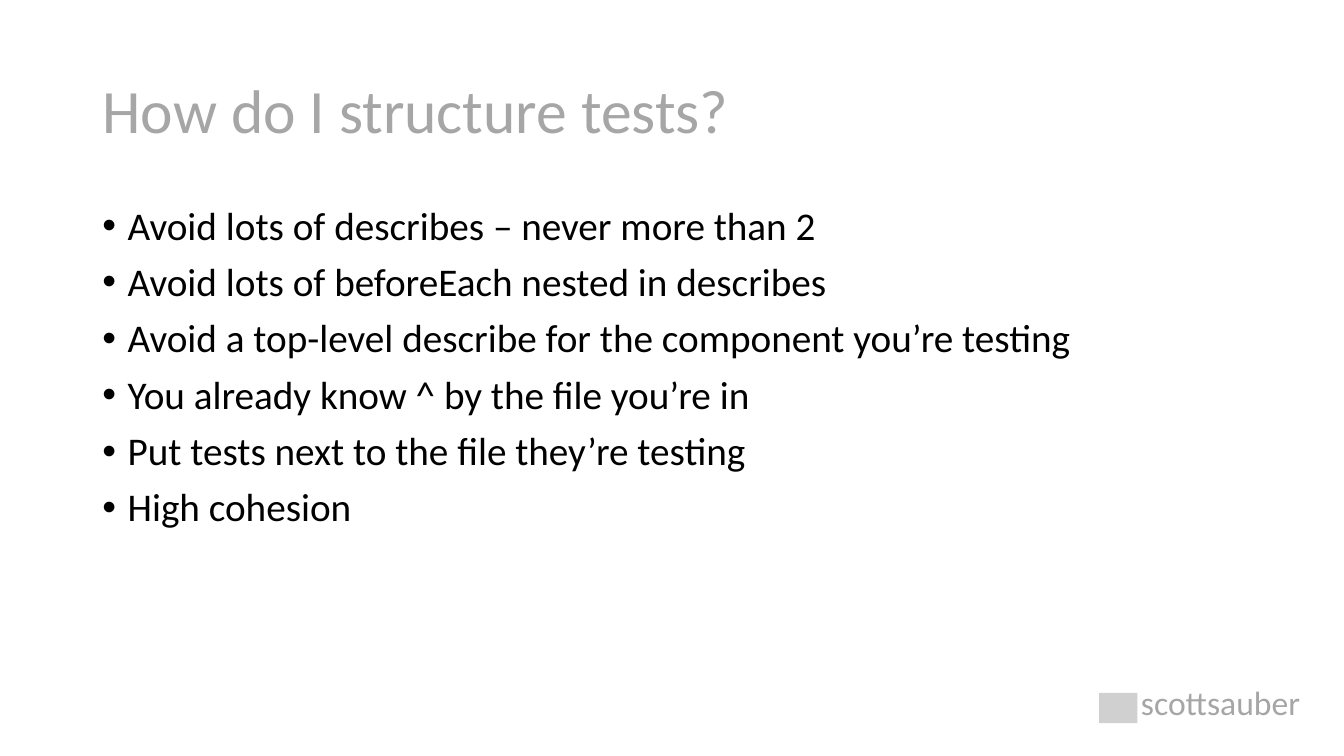
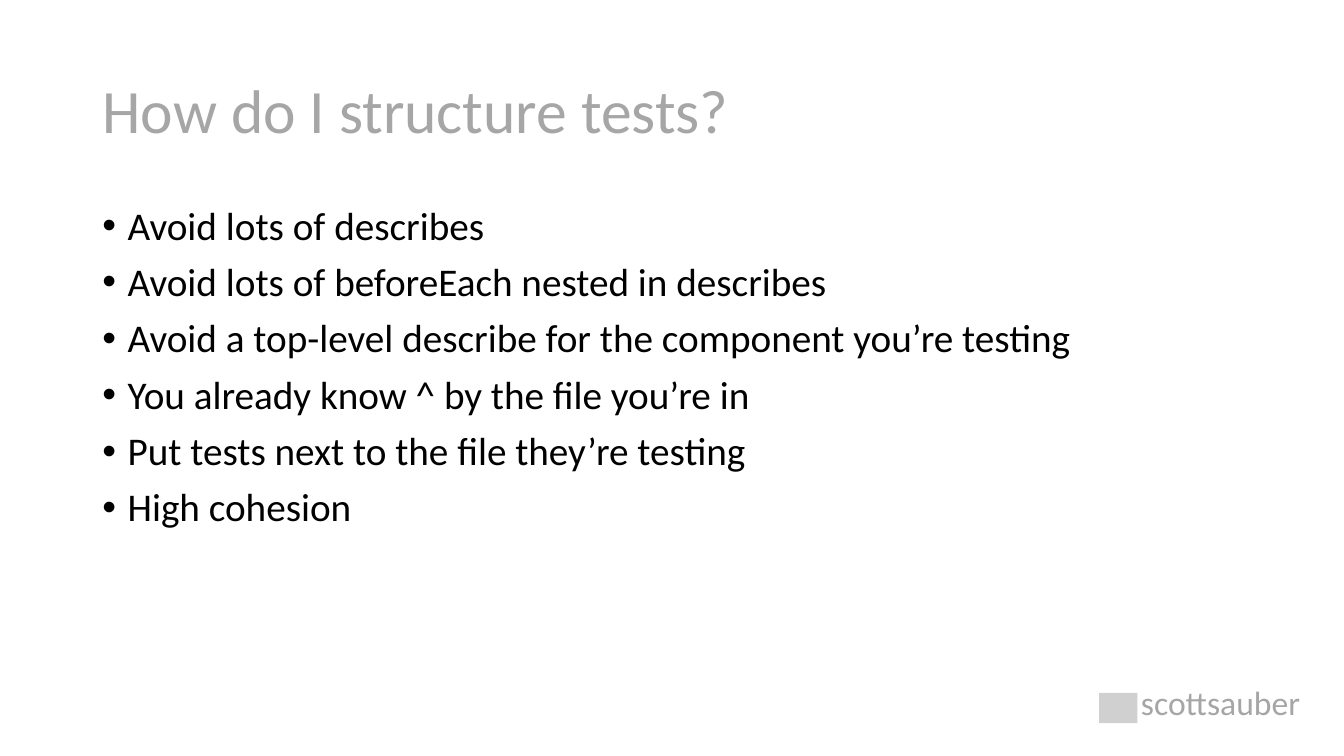
Before and after one commit to scottsauber/talks, a slide deck: slide 20 of 2023-06-22-KCDC-TDDForFrontends/TDD with React.pptx. Drawn at 1344x756 pixels with LibreOffice and Linux fonts; fonts in the diff are those of the drawing; grey boxes stand for pictures. Boxes give left, top, right and bottom in pixels: in the first picture for what was removed or moved away, otherwise in the second. Text is boxed around its words. In the diff, an @@ line names an element or a change of style, - is before the commit and + after.

```diff
--- a/2023-06-22-KCDC-TDDForFrontends/TDD with React.pptx
+++ b/2023-06-22-KCDC-TDDForFrontends/TDD with React.pptx
@@ text at <box>128,212,484,241</box>: text changed @@
-• Avoid lots of describes – never more than 2
+• Avoid lots of describes
```
Also in this commit, not shown: 1 other file.
